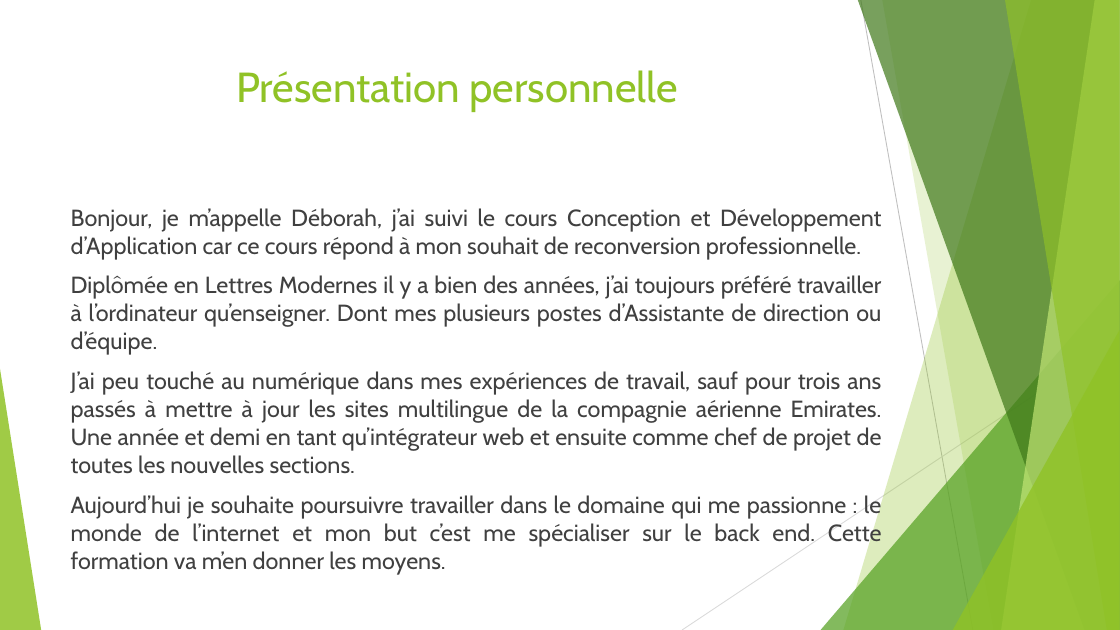
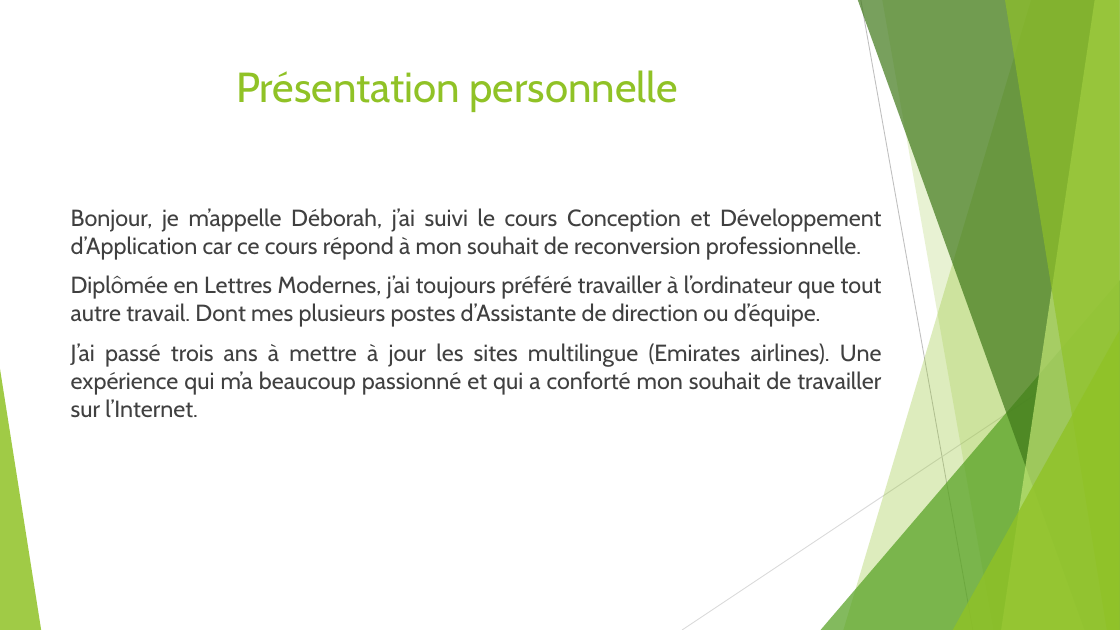
Before and after one commit to manelbenhamouda/projets-CDA, a slide deck: slide 3 of Diaporama Projet YOUR journey.pptx (slide 2 before the commit). Drawn at 1120x630 pixels with LibreOffice and Linux fonts; fonts in the diff are those of the drawing. Boxes give left, top, right and bottom in pixels: in the first picture for what was removed or moved away, otherwise in the second. Text is boxed around its words. In the diff, an @@ line names an element or a change of style, - is before the commit and + after.

```diff
--- a/Diaporama Projet YOUR journey.pptx
+++ b/Diaporama Projet YOUR journey.pptx
@@ text at box(71, 275, 882, 418): text changed @@
-Diplômée en Lettres Modernes il y a bien des années, j’ai toujours préféré travailler à l’ordinateur qu’enseigner. Dont mes plusieurs postes d’Assistante de direction ou d’équipe.
-J’ai peu touché au numérique dans mes expériences de travail, sauf pour trois ans passés à mettre à jour les sites multilingue de la compagnie aérienne Emirates. Une année et demi en tant qu’intégrateur web et ensuite comme chef de projet de toutes les nouvelles sections.
-Aujourd’hui je souhaite poursuivre travailler dans le domaine qui me passionne : le monde de l’internet et mon but c’est me spécialiser sur le back end. Cette formation va m’en donner les moyens.
+Diplômée en Lettres Modernes, j’ai toujours préféré travailler à l’ordinateur que tout autre travail. Dont mes plusieurs postes d’Assistante de direction ou d’équipe.
+J’ai passé trois ans à mettre à jour les sites multilingue (Emirates airlines). Une expérience qui m’a beaucoup passionné et qui a conforté mon souhait de travailler sur l’Internet.
```
Also in this commit, not shown: 13 other slides changed, 5 other files.
